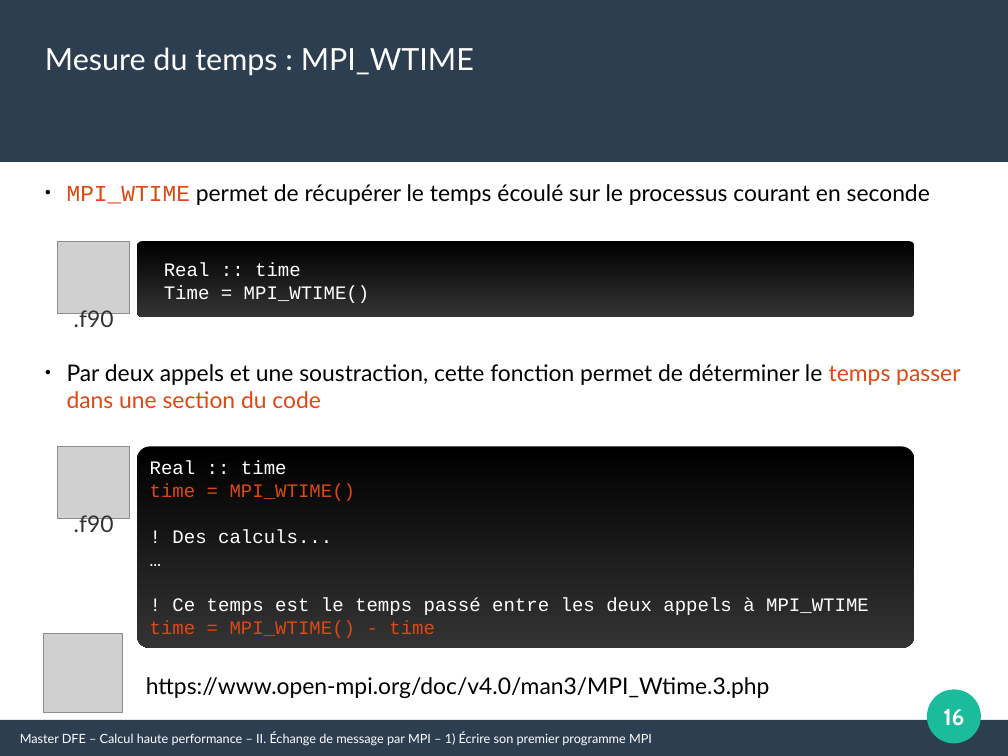
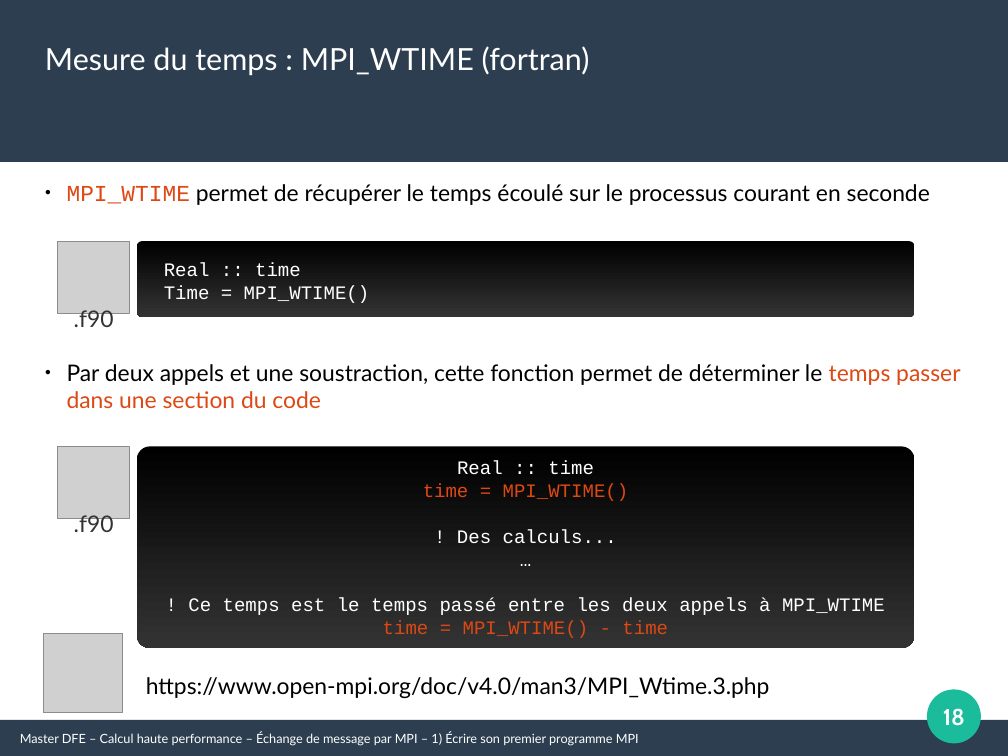
Before and after one commit to Maison-de-la-Simulation/HPC-DFE-Paris-Saclay, a slide deck: slide 18 of support/MPI.odp (slide 16 before the commit). Drawn at 1008x756 pixels with LibreOffice and Linux fonts; fonts in the diff are those of the drawing; grey boxes stand for pictures. Boxes give left, top, right and bottom in pixels: in the first picture for what was removed or moved away, otherwise in the second. Text is boxed around its words. In the diff, an @@ line names an element or a change of style, - is before the commit and + after.

```diff
--- a/support/MPI.odp
+++ b/support/MPI.odp
@@ text at <box>45,46,590,76</box>: text changed @@
-Mesure du temps : MPI_WTIME
+Mesure du temps : MPI_WTIME (fortran)
@@ rounded rectangle "Real :: time" at <box>137,446,915,648</box>: alignment left to centre @@
@@ page number at <box>943,708,965,726</box>: text changed @@
-16
+18
@@ text at <box>20,732,639,746</box>: text changed @@
-Master DFE – Calcul haute performance – II. Échange de message par MPI – 1) Écrire son premier programme MPI
+Master DFE – Calcul haute performance – Échange de message par MPI – 1) Écrire son premier programme MPI
```
Also in this commit, not shown: 28 other slides changed, 7 slides added, 1 slide removed, 2 other files.
